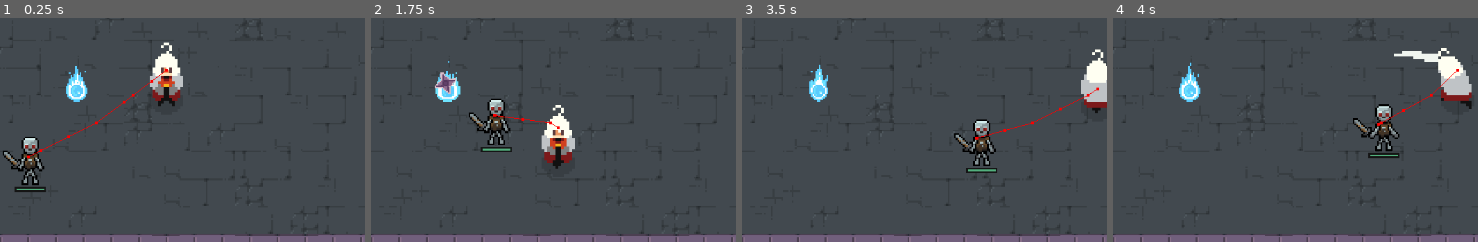
Above: before the commit, frames 1-4 (left to right).
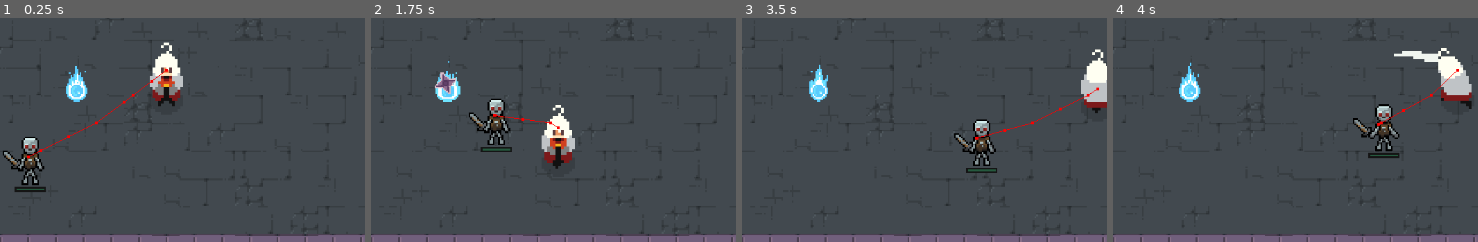
Above: after the commit, the same moments.

Repository: GuusOomen/Arcane-Dungeons-Trials-of-the-Elements
Game: Godot game, scene res://main.tscn
Same seed, same stepped clock (60 frames per second), same inputs: the game is played once before the commit and once after it.
Inputs (mouse positions are % of the whole screen's width and height, from its top left):
- Up to frame 1 (0.25 s): no input
- Up to frame 2 (1.75 s): move the mouse to (79, 45) at 0.52 s; hold D (right) 0.53-1.28 s; tap Space (attack) at 0.6 s; move the mouse to (33, 55) at 1.27 s; hold S (down) from 1.28 s (still down); click (33, 55) at 1.35 s
- Up to frame 3 (3.5 s): move the mouse to (66, 28) at 2.02 s; release S (down) at 2.03 s; hold D (right) 2.03-2.78 s; tap Ctrl (dash) at 2.1 s; move the mouse to (49, 70) at 2.77 s; hold W (up) from 2.78 s (still down); tap Shift (roll) at 2.85 s
- Up to frame 4 (4 s): move the mouse to (87, 65) at 3.52 s; release W (up) at 3.53 s; hold A (left) from 3.53 s (still down); tap Space (attack) at 3.6 s
The pictures show only the part of the screen within x 33-83%, y 39-89%; the shares and areas given below are measured in that part.

The runs differ from the first frame. In frame 1, less than 0.1% of the frame differs, in the area x 4-13%, y 76-77%; in frame 2, 0.1%; in frame 3, 0.1%, in the area x 61-70%, y 67-69%; in frame 4, less than 0.1%.

Commit message:
Different color

Diff:
--- a/enemies/healthbar.tscn
+++ b/enemies/healthbar.tscn
@@ -5,7 +5,7 @@
 [sub_resource type="StyleBoxEmpty" id="StyleBoxEmpty_u5d4a"]
 
 [sub_resource type="StyleBoxFlat" id="StyleBoxFlat_skayq"]
-bg_color = Color(0.322241, 0.684875, 0.491991, 1)
+bg_color = Color(0.144321, 0.350888, 0.242257, 1)
 
 [sub_resource type="StyleBoxFlat" id="StyleBoxFlat_7slhw"]
 bg_color = Color(0.0846899, 0.0846899, 0.0846899, 1)
